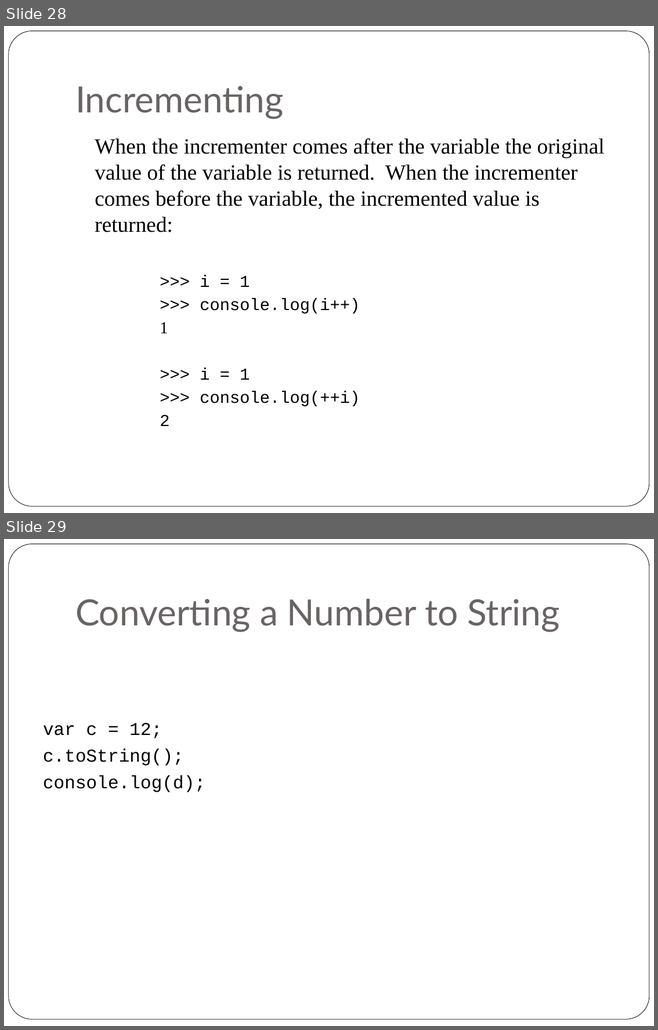
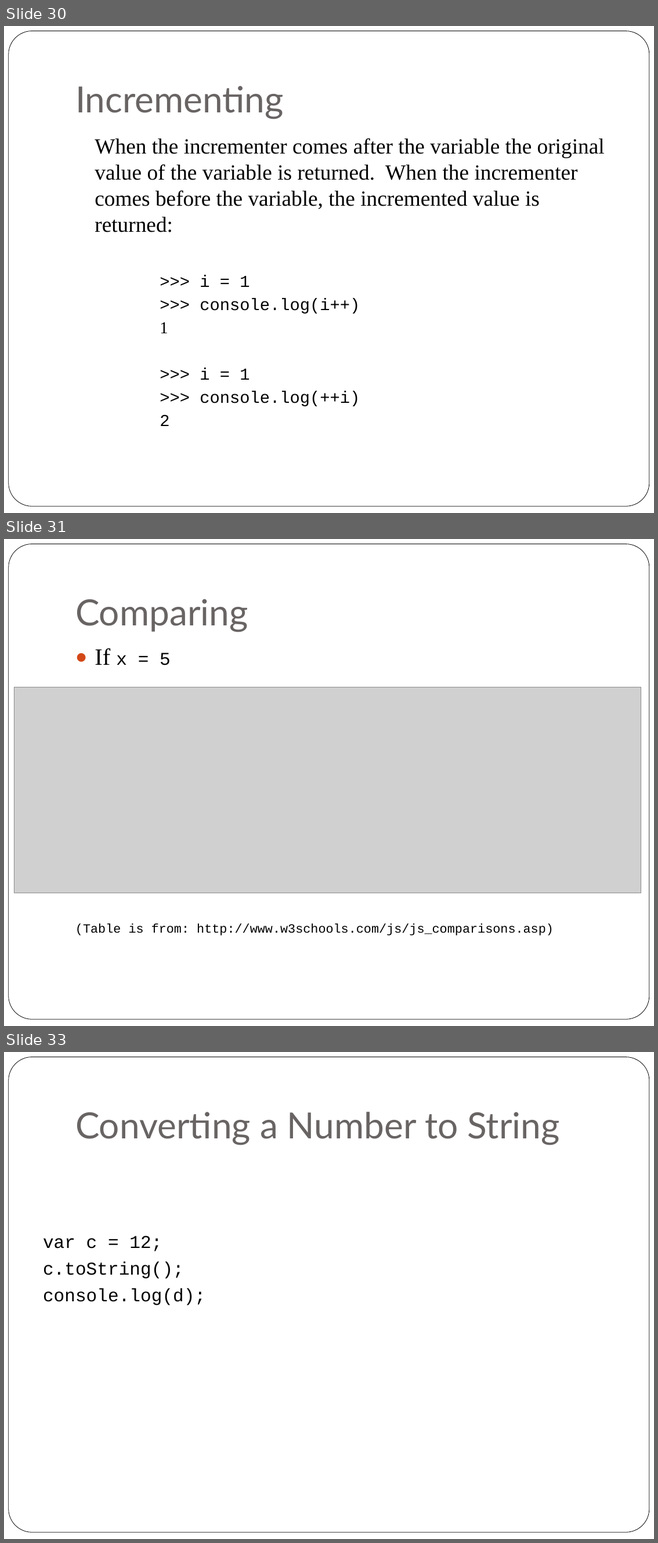
Before and after one commit to liahhansen/Learn-to-Program-Javascript, a slide deck: materials/SLIDES/class_one.ppt. Shown one above the other, each under a label of ours: slides 28 and 29 before the commit, slides 30, 31 and 33 after it; the slides between them are not shown. The pictures are 658x1030 and 658x1543 pixels, drawn with LibreOffice and Linux fonts; fonts in the diff are those of the drawing; grey boxes stand for pictures. Boxes give left, top, right and bottom in pixels: in the first picture for what was removed or moved away, otherwise in the second. Text is boxed around its words. In the diff, an @@ line names an element or a change of style, - is before the commit and + after.

```diff
--- a/materials/SLIDES/class_one.ppt
+++ b/materials/SLIDES/class_one.ppt
@@ slide 31 added at [4,539,654,1026], background #FFFFFF; not listed: 1 template element that a slide beside it also shows @@
@@ title added at [75,599,248,632], 40 pt, text #696464 @@
+Comparing
@@ text added at [75,648,553,936], 14 pt, text #000000 @@
+● If x = 5
+(Table is from: http://www.w3schools.com/js/js_comparisons.asp)
@@ picture added at [14,687,641,893] @@
@@ what was slide 28 is now slide 30 @@
@@ what was slide 29 is now slide 33 @@
```
Also in this commit, not shown: 4 slides changed, 3 other slides added, 1 slide removed, 6 other files.
